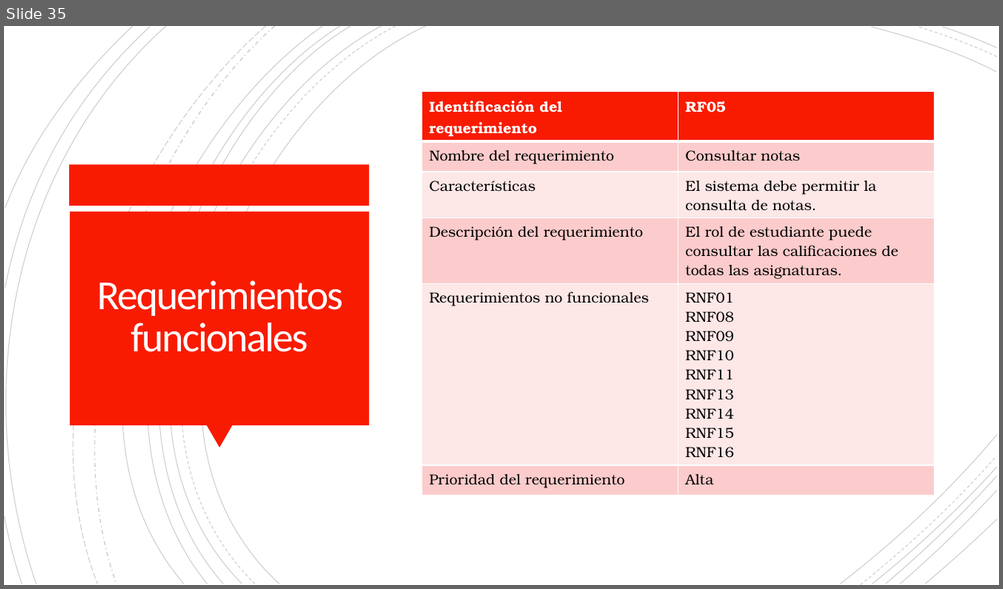
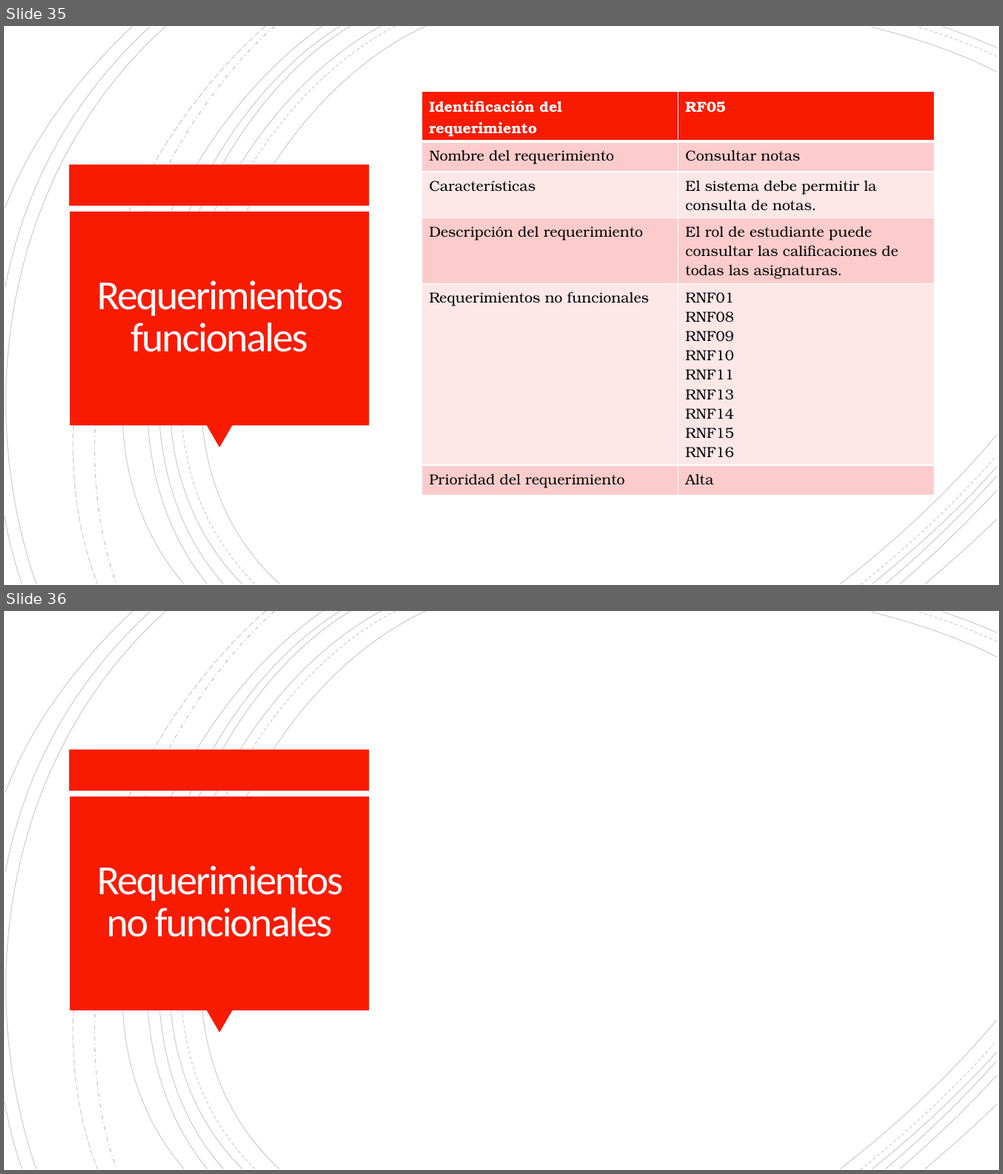
Before and after one commit to Dillan444/PROYECTO_SENA, a slide deck: PLANTEAMIENTO_DEL_PROBLEMA.pptx. Shown one above the other, each under a label of ours: slide 35 before the commit, slides 35 and 36 after it. The pictures are 1003x589 and 1003x1174 pixels, drawn with LibreOffice and Linux fonts; fonts in the diff are those of the drawing. Boxes give left, top, right and bottom in pixels: in the first picture for what was removed or moved away, otherwise in the second. Text is boxed around its words. In the diff, an @@ line names an element or a change of style, - is before the commit and + after.

Commit message:
Docs:Avance_Requerimientos.Power_PointV6
se agregaron 3 requerimientos no funcionales  al proyecto

```diff
--- a/PLANTEAMIENTO_DEL_PROBLEMA.pptx
+++ b/PLANTEAMIENTO_DEL_PROBLEMA.pptx
@@ slide 36 added at [4,611,999,1170], background #FFFFFF; not listed: 24 template elements that a slide beside it also shows @@
@@ title added at [97,866,344,937], 40 pt, text #FFFEFF @@
+Requerimientos no funcionales
```
Also in this commit, not shown: 3 other slides added.
